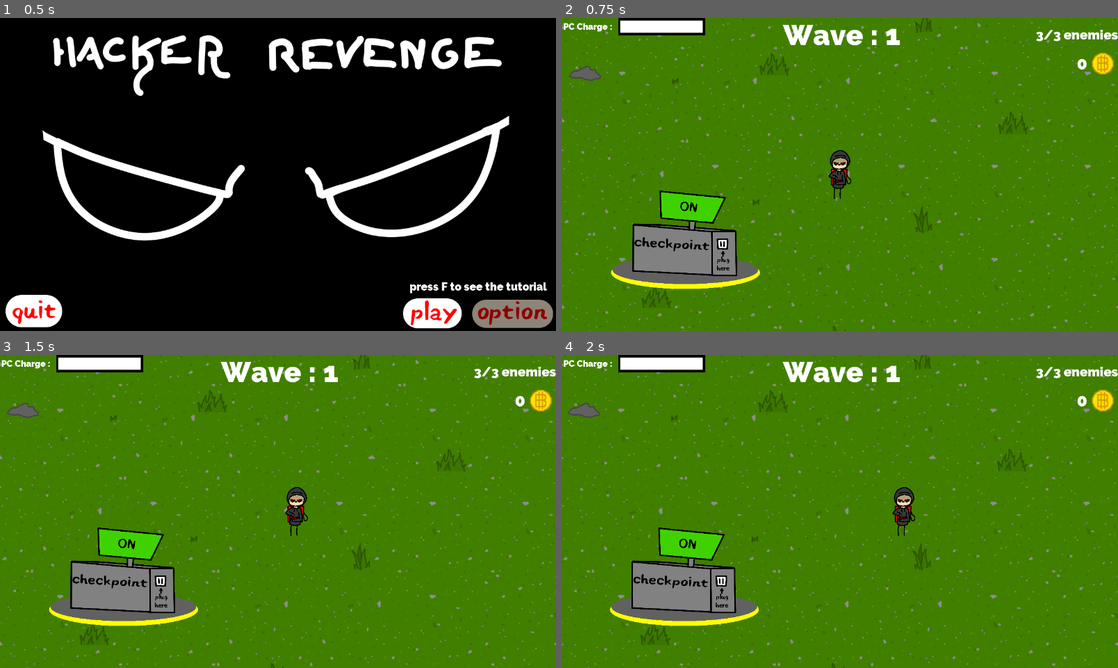
Above: before the commit, frames 1-4 (two rows, left to right).
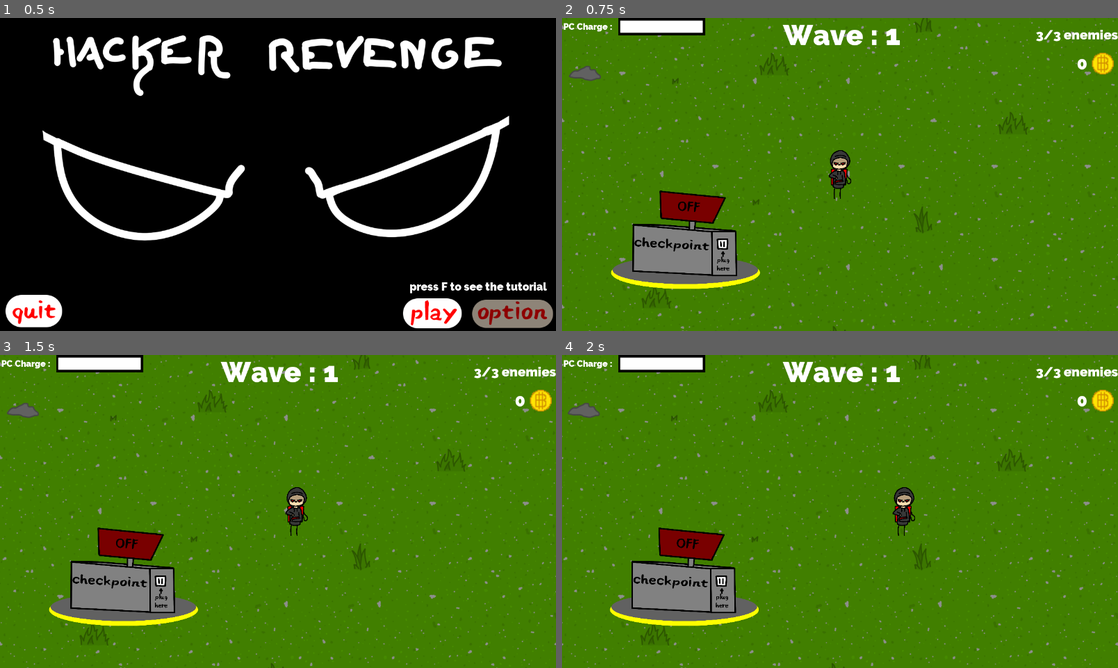
Above: after the commit, the same moments.

Repository: CeylenGames/5thAlakajam
Game: Godot game, scene res://MainMenu.tscn
The game is run twice, just before and just after one commit, with the same random seed, the same clock (stepped at 60 frames per second) and the same inputs.
Inputs (mouse positions are in pixels of both pictures, inside the frame that each line leads up to):
- Up to frame 1 (0.5 s): no input
- Up to frame 2 (0.75 s): click (995, 312) at 0.5 s
- Up to frame 3 (1.5 s): tap Enter (ui_accept) at 1.25 s; hold Right (ui_right) from 1.28 s (still down); tap Keypad 0 (combo_0) at 1.35 s
- Up to frame 4 (2 s): keep holding Right (ui_right); tap Enter (ui_accept) at 1.52 s

Frame 1 is identical in both runs. In frame 2, 0.9% of the frame differs, in the area x 12-31%, y 55-83%; in frame 3, 0.9%; in frame 4, 0.9%.

Commit message:
changes

Diff:
--- a/Prefabs/Player.tscn
+++ b/Prefabs/Player.tscn
@@ -50,7 +50,7 @@
 radius = 10.0
 height = 60.0
 
-[node name="Player" type="KinematicBody2D" index="0" groups=[
+[node name="Player" type="KinematicBody2D" groups=[
 "Player",
 ]]
 
--- a/Scripts/CheckPoint.gd
+++ b/Scripts/CheckPoint.gd
@@ -10,7 +10,7 @@
 var lvl_golds = 10
 
 func _ready():
-	power_on()
+	power_off()
 
 func power_on():
 	texture = ComputerOn
--- a/World.tscn
+++ b/World.tscn
@@ -22,24 +22,23 @@
 [ext_resource path="res://Prefabs/Combo.tscn" type="PackedScene" id=20]
 [ext_resource path="res://Prefabs/Bullet.tscn" type="PackedScene" id=21]
 [ext_resource path="res://images/locked.png" type="Texture" id=22]
-[ext_resource path="res://bruitages/0/0.ogg" type="AudioStream" id=23]
-[ext_resource path="res://Scripts/EnemyContainer.gd" type="Script" id=24]
-[ext_resource path="res://Prefabs/Spawner.tscn" type="PackedScene" id=25]
-[ext_resource path="res://Prefabs/Enemy.tscn" type="PackedScene" id=26]
-[ext_resource path="res://images/enemies/spam1.png" type="Texture" id=27]
-[ext_resource path="res://images/enemies/spam2.png" type="Texture" id=28]
-[ext_resource path="res://images/enemies/spam3.png" type="Texture" id=29]
-[ext_resource path="res://images/enemies/spam4.png" type="Texture" id=30]
-[ext_resource path="res://Scripts/PauseEnemy.gd" type="Script" id=31]
-[ext_resource path="res://Prefabs/PauseMenu.tscn" type="PackedScene" id=32]
-[ext_resource path="res://Prefabs/pc_menu.tscn" type="PackedScene" id=33]
-[ext_resource path="res://font/Raleway-Black.ttf" type="DynamicFontData" id=34]
-[ext_resource path="res://images/ui/fond_bar.png" type="Texture" id=35]
-[ext_resource path="res://images/ui/bar.png" type="Texture" id=36]
-[ext_resource path="res://images/bitcoin/bitcoin1.png" type="Texture" id=37]
-[ext_resource path="res://images/plateforme.png" type="Texture" id=38]
-[ext_resource path="res://Prefabs/CheckPoint.tscn" type="PackedScene" id=39]
-[ext_resource path="res://sounds/fight music.wav" type="AudioStream" id=40]
+[ext_resource path="res://Scripts/EnemyContainer.gd" type="Script" id=23]
+[ext_resource path="res://Prefabs/Spawner.tscn" type="PackedScene" id=24]
+[ext_resource path="res://Prefabs/Enemy.tscn" type="PackedScene" id=25]
+[ext_resource path="res://images/enemies/spam1.png" type="Texture" id=26]
+[ext_resource path="res://images/enemies/spam2.png" type="Texture" id=27]
+[ext_resource path="res://images/enemies/spam3.png" type="Texture" id=28]
+[ext_resource path="res://images/enemies/spam4.png" type="Texture" id=29]
+[ext_resource path="res://Scripts/PauseEnemy.gd" type="Script" id=30]
+[ext_resource path="res://Prefabs/PauseMenu.tscn" type="PackedScene" id=31]
+[ext_resource path="res://Prefabs/pc_menu.tscn" type="PackedScene" id=32]
+[ext_resource path="res://font/Raleway-Black.ttf" type="DynamicFontData" id=33]
+[ext_resource path="res://images/ui/fond_bar.png" type="Texture" id=34]
+[ext_resource path="res://images/ui/bar.png" type="Texture" id=35]
+[ext_resource path="res://images/bitcoin/bitcoin1.png" type="Texture" id=36]
+[ext_resource path="res://images/plateforme.png" type="Texture" id=37]
+[ext_resource path="res://Prefabs/CheckPoint.tscn" type="PackedScene" id=38]
+[ext_resource path="res://sounds/fight music.wav" type="AudioStream" id=39]
 
 [sub_resource type="NavigationPolygon" id=1]
 
@@ -835,7 +834,6 @@
 
 [node name="Player" parent="." index="3" instance=ExtResource( 19 )]
 
-editor/display_folded = true
 position = Vector2( 500, -200 )
 _sections_unfolded = [ "Transform" ]
 Combo_Indic = ExtResource( 20 )
@@ -906,48 +904,39 @@
 
 shape = SubResource( 3 )
 
-[node name="clic" type="AudioStreamPlayer" parent="Player" index="6"]
-
-stream = ExtResource( 23 )
-volume_db = 0.0
-pitch_scale = 1.0
-autoplay = false
-mix_target = 0
-bus = "Master"
-
 [node name="Enemies" type="Node2D" parent="." index="4"]
 
-script = ExtResource( 24 )
+script = ExtResource( 23 )
 _sections_unfolded = [ "Transform" ]
 
-[node name="Spawner" parent="." index="5" instance=ExtResource( 25 )]
+[node name="Spawner" parent="." index="5" instance=ExtResource( 24 )]
 
 position = Vector2( 1370, -1590 )
 nav = NodePath("../Navigation2D")
-Enemy = ExtResource( 26 )
+Enemy = ExtResource( 25 )
 Player = NodePath("../Player")
 EnemyContainer = NodePath("../Enemies")
-sprites = [ ExtResource( 27 ), ExtResource( 28 ), ExtResource( 29 ), ExtResource( 30 ) ]
+sprites = [ ExtResource( 26 ), ExtResource( 27 ), ExtResource( 28 ), ExtResource( 29 ) ]
 time_left = 1.0
 
-[node name="Spawner2" parent="." index="6" instance=ExtResource( 25 )]
+[node name="Spawner2" parent="." index="6" instance=ExtResource( 24 )]
 
 position = Vector2( -2210, 140 )
 nav = NodePath("../Navigation2D")
-Enemy = ExtResource( 26 )
+Enemy = ExtResource( 25 )
 Player = NodePath("../Player")
 EnemyContainer = NodePath("../Enemies")
-sprites = [ ExtResource( 27 ), ExtResource( 28 ), ExtResource( 29 ), ExtResource( 30 ) ]
+sprites = [ ExtResource( 26 ), ExtResource( 27 ), ExtResource( 28 ), ExtResource( 29 ) ]
 time_left = 2.0
 
-[node name="Spawner3" parent="." index="7" instance=ExtResource( 25 )]
+[node name="Spawner3" parent="." index="7" instance=ExtResource( 24 )]
 
 position = Vector2( 680, 1270 )
 nav = NodePath("../Navigation2D")
-Enemy = ExtResource( 26 )
+Enemy = ExtResource( 25 )
 Player = NodePath("../Player")
 EnemyContainer = NodePath("../Enemies")
-sprites = [ ExtResource( 27 ), ExtResource( 28 ), ExtResource( 29 ), ExtResource( 30 ) ]
+sprites = [ ExtResource( 26 ), ExtResource( 27 ), ExtResource( 28 ), ExtResource( 29 ) ]
 time_left = 3.0
 
 [node name="GUI" type="CanvasLayer" parent="." index="8"]
Not shown: 11 places in World.tscn that only renumber resources
